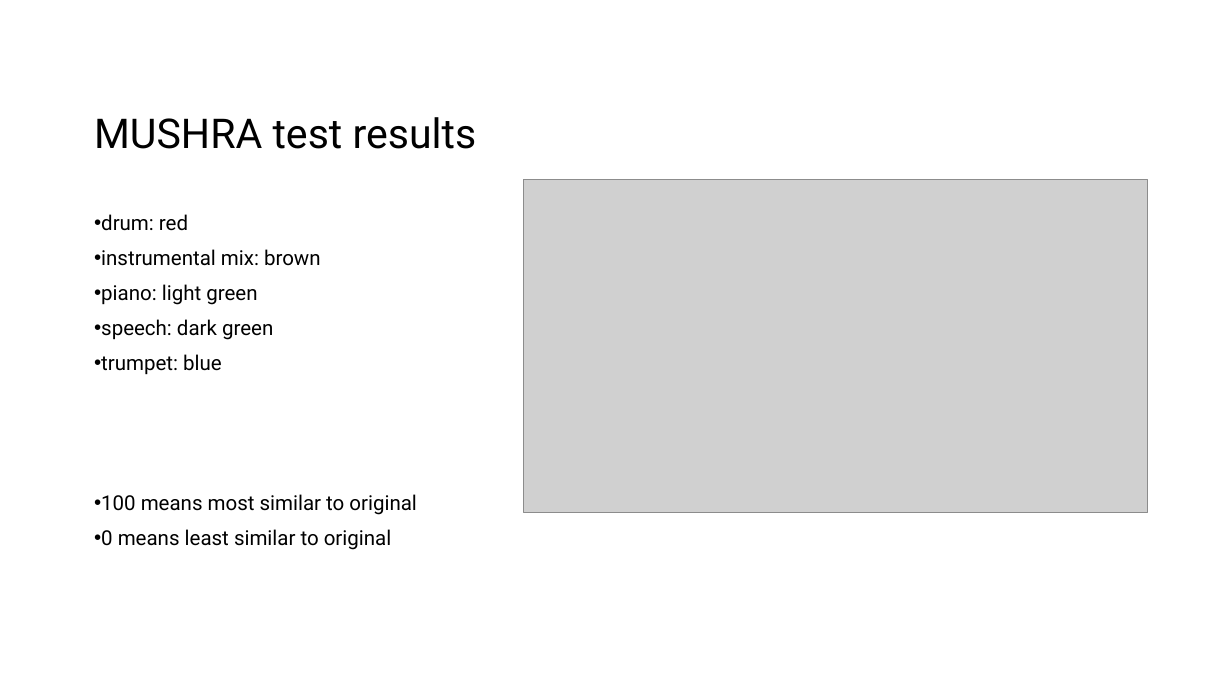
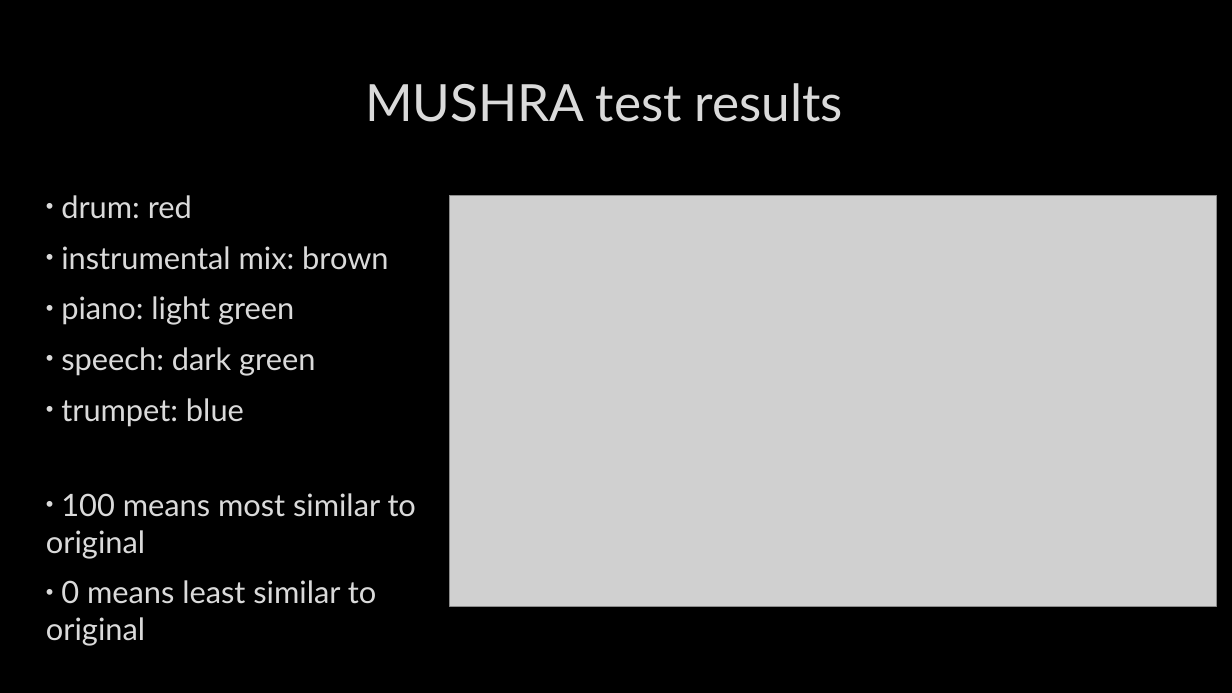
Before and after one commit to NiklasNymark/MRSP_Seminar_Project_Group1, a slide deck: slide 6 of presentation_group1.pptx. Drawn at 1232x693 pixels with LibreOffice and Linux fonts; fonts in the diff are those of the drawing; grey boxes stand for pictures; background and template pictures are left out. Boxes give left, top, right and bottom in pixels: in the first picture for what was removed or moved away, otherwise in the second. Text is boxed around its words. In the diff, an @@ line names an element or a change of style, - is before the commit and + after.

```diff
--- a/presentation_group1.pptx
+++ b/presentation_group1.pptx
@@ background #FFFFFF to picture (left out) @@
@@ title "MUSHRA test results": place and size @@
-title "MUSHRA test results" at <box>94,117,477,149</box>
+title "MUSHRA test results" at <box>365,83,843,122</box>
@@ title "MUSHRA test results" at <box>365,83,843,122</box>: size 32 to 40 pt, font Roboto to Lato, text colour #000000 to #DADADA, letter outline none to #404040 0.75 pt; alignment left to centre; line spacing 0.9 to 1 @@
@@ text "drum: red": place and size @@
-text "drum: red" at <box>101,214,416,550</box>
+text "drum: red" at <box>46,195,416,646</box>
@@ text "drum: red" at <box>46,195,416,646</box>: size 16 to 24 pt, font Roboto to Lato, text colour #000000 to #DADADA, letter outline none to #404040 0.75 pt; line spacing 0.9 to 1 @@
@@ picture: place and size @@
-picture at <box>524,179,1148,513</box>
+picture at <box>450,196,1217,606</box>
```
Also in this commit, not shown: 6 other slides changed, 1 other file.
